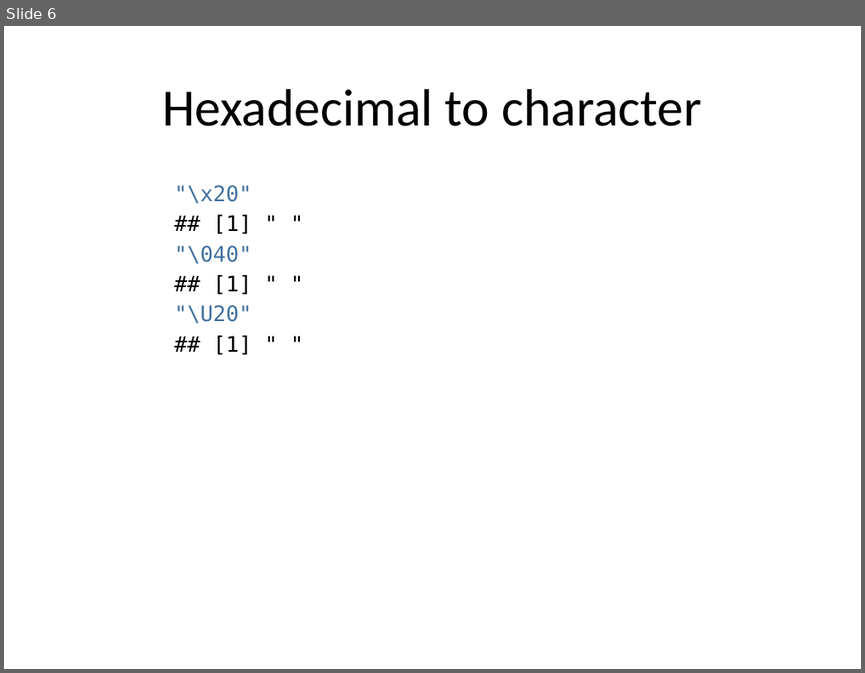
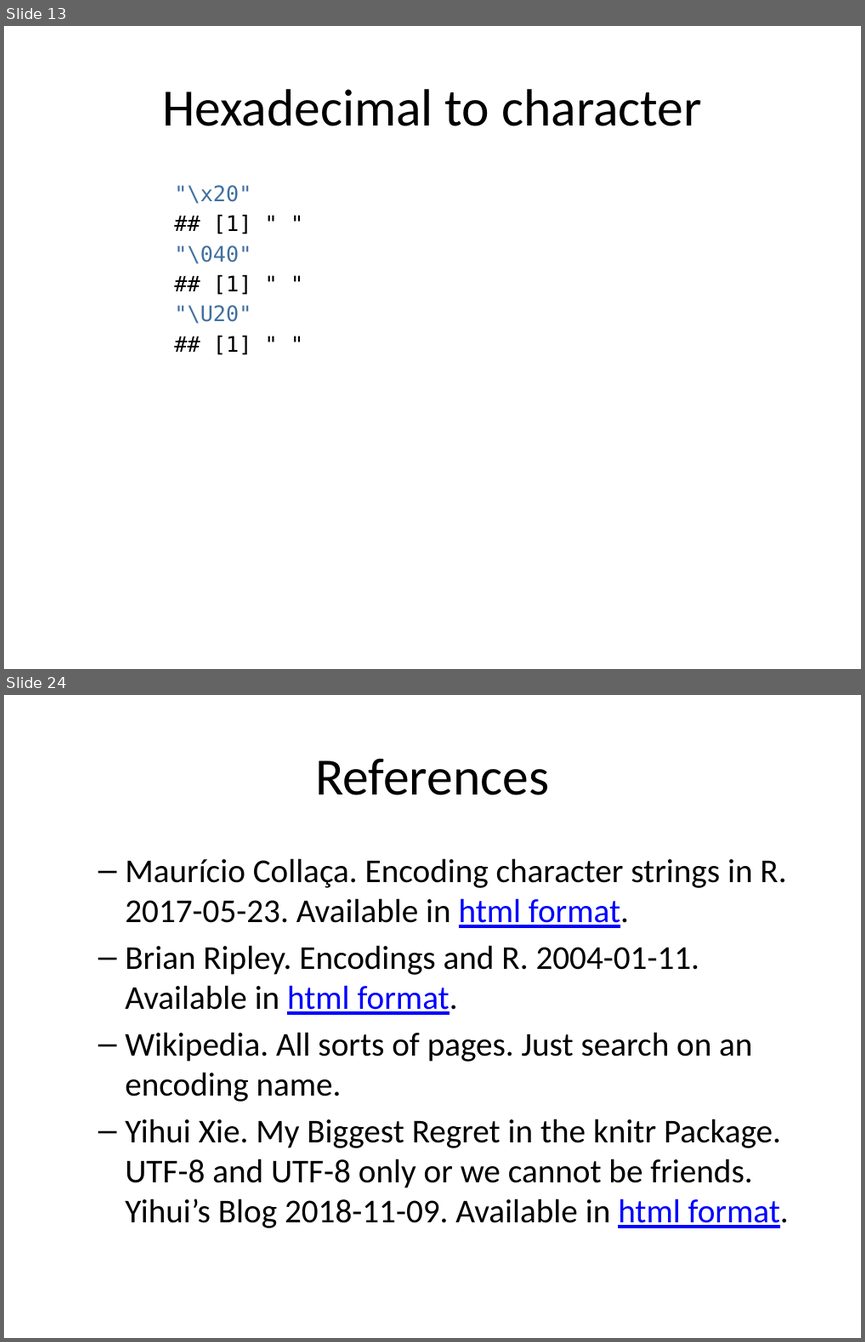
Before and after one commit to pmean/oddball-characters, a slide deck: results/oddball-characters.pptx. Shown one above the other, each under a label of ours: slide 6 before the commit, slides 13 and 24 after it; the slides between them are not shown. The pictures are 865x673 and 865x1342 pixels, drawn with LibreOffice and Linux fonts; fonts in the diff are those of the drawing. Boxes give left, top, right and bottom in pixels: in the first picture for what was removed or moved away, otherwise in the second. Text is boxed around its words. In the diff, an @@ line names an element or a change of style, - is before the commit and + after.

```diff
--- a/results/oddball-characters.pptx
+++ b/results/oddball-characters.pptx
@@ slide 24 added at (4,695,861,1338), background #FFFFFF @@
@@ title added at (315,758,549,795), 44 pt, text #000000 @@
+References
@@ text added at (125,858,789,1228), 28 pt, text #000000 @@
+  – Maurício Collaça. Encoding character strings in R. 2017-05-23. Available in html format.
+  – Brian Ripley. Encodings and R. 2004-01-11. Available in html format.
+  – Wikipedia. All sorts of pages. Just search on an encoding name.
+  – Yihui Xie. My Biggest Regret in the knitr Package. UTF-8 and UTF-8 only or we cannot be friends. Yihui’s Blog 2018-11-09. Available in html format.
@@ what was slide 6 is now slide 13 @@
```
Also in this commit, not shown: 2 slides changed, 16 other slides added, 9 other files.
